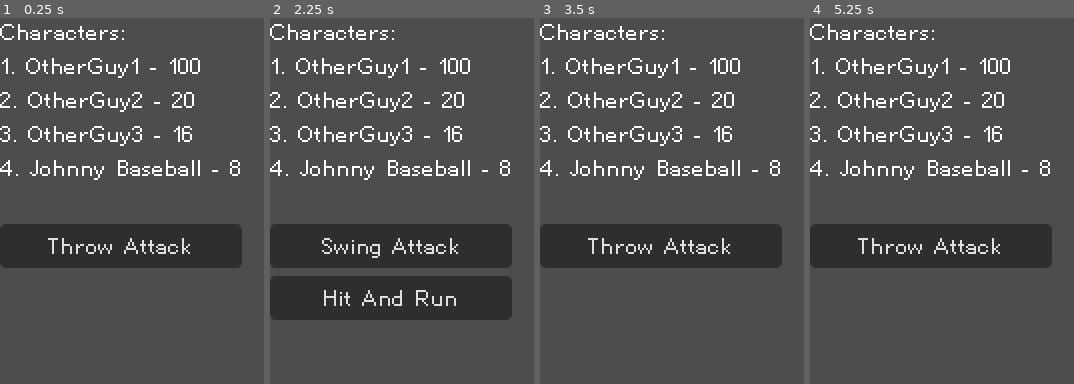
Above: before the commit, frames 1-4 (left to right).
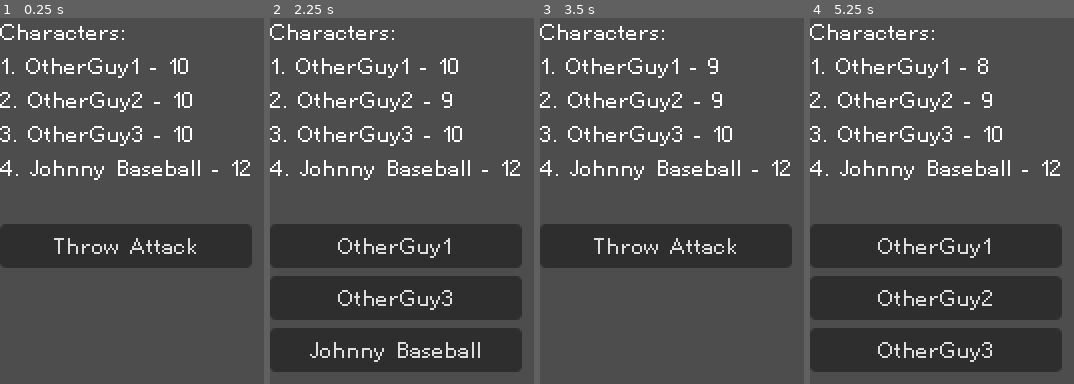
Above: after the commit, the same moments.

Repository: JacquesJajo/ludum-dare-59
Game: Godot game, scene res://scenes/game.tscn
Two runs of this game, one before a commit and one after it. Both use one fixed random seed, a clock stepped at 60 frames per second and the inputs below.
Inputs (mouse positions are in pixels of both pictures, inside the frame that each line leads up to):
- Up to frame 1 (0.25 s): no input
- Up to frame 2 (2.25 s): click "Throw Attack" at 0.5 s; click (396, 244) at 1.25 s, where only the run after the commit has a clickable "OtherGuy2"; click "Throw Attack" at 2 s
- Up to frame 3 (3.5 s): click (661, 244) at 2.75 s, where only the run before the commit has a clickable "Swing Attack"
- Up to frame 4 (5.25 s): click "Throw Attack" at 3.5 s; click (936, 244) at 4.25 s, where only the run after the commit has a clickable "OtherGuy1"; click (936, 299) at 5 s, where only the run after the commit has a clickable "Hit And Run"

The runs differ from the first frame. In frame 1, 1.7% of the frame differs, in the area x 18-96%, y 10-69%; in frame 2, 14%; in frame 3, 1.8%; in frame 4, 25%, in the area x 0-96%, y 10-97%.

Commit message:
simple menu system to select and execute actions

Diff:
--- a/scenes/actions/action_manager.gd
+++ b/scenes/actions/action_manager.gd
@@ -4,16 +4,21 @@
 
 const action_menu: PackedScene = preload("res://scenes/actions/action_menu/action_menu.tscn")
 
-signal action_selected
+signal action_selected(action: Action)
 
 @export var ui_layer: UILayer
 
+var action_to_execute: Action
+
 func select_action(character: Character) -> void:
-	var instance = action_menu.instantiate()
+	var instance: ActionMenu = action_menu.instantiate()
 	instance.options = character.get_possible_actions()
 	ui_layer.get_debug_list().add_child(instance)
 	instance.init_list()
 	instance.action_selected.connect(_on_menu_action_selected)
 
-func _on_menu_action_selected():
-	action_selected.emit()
+func _on_menu_action_selected(action: Action):
+	action_selected.emit(action)
+
+func execute_current():
+	action_to_execute.do_action()
--- a/scenes/actions/action_menu/action_menu.gd
+++ b/scenes/actions/action_menu/action_menu.gd
@@ -6,17 +6,18 @@
 
 @export var options: Array[Action]
 
-signal action_selected
+signal action_selected(action: Action)
 
 func init_list():
 	for action: Action in options:
-		var instance = action_menu_button.instantiate()
+		var instance: ActionMenuButton = action_menu_button.instantiate()
 		instance.text = action.action_name
-		instance.pressed.connect(_action_button_pressed)
+		instance.action_pressed.connect(_action_button_pressed)
+		instance.associated_action = action
 
 		add_child(instance)
 
-func _action_button_pressed() -> void:
-	action_selected.emit()
+func _action_button_pressed(action: Action) -> void:
+	action_selected.emit(action)
 
 	self.queue_free()
--- /dev/null
+++ b/scenes/actions/action_menu/action_menu_button.gd
@@ -0,0 +1,10 @@
+extends Button
+
+class_name ActionMenuButton
+
+var associated_action: Action
+
+signal action_pressed(action: Action)
+
+func _on_pressed() -> void:
+	action_pressed.emit(associated_action)
--- a/scenes/actions/action_menu/action_menu_button.tscn
+++ b/scenes/actions/action_menu/action_menu_button.tscn
@@ -1,5 +1,10 @@
-[gd_scene format=3 uid="uid://cd8c5hh37h2nv"]
+[gd_scene load_steps=2 format=3 uid="uid://cd8c5hh37h2nv"]
+
+[ext_resource type="Script" uid="uid://edsoq3tjqixb" path="res://scenes/actions/action_menu/action_menu_button.gd" id="1_85qfe"]
 
 [node name="ActionMenuButton" type="Button"]
 offset_right = 8.0
 offset_bottom = 8.0
+script = ExtResource("1_85qfe")
+
+[connection signal="pressed" from="." to="." method="_on_pressed"]
--- a/scenes/baseball_arena.tscn
+++ b/scenes/baseball_arena.tscn
@@ -22,6 +22,7 @@
 character_name = "Johnny Baseball"
 initiative_bonus = 3
 strength = 3
+max_health = 12
 
 [node name="SwingAttack" parent="JohnnyBaseball" instance=ExtResource("3_h5k57")]
 
@@ -31,6 +32,7 @@
 character_name = "OtherGuy1"
 initiative_bonus = 1
 strength = 1
+max_health = 10
 is_pitcher = true
 
 [node name="ThrowAttack" parent="OtherGuy1" instance=ExtResource("5_woeuh")]
@@ -39,6 +41,7 @@
 character_name = "OtherGuy2"
 initiative_bonus = 1
 strength = 1
+max_health = 10
 
 [node name="ThrowAttack" parent="OtherGuy2" instance=ExtResource("5_woeuh")]
 
@@ -46,6 +49,7 @@
 character_name = "OtherGuy3"
 initiative_bonus = 1
 strength = 1
+max_health = 10
 
 [node name="ThrowAttack" parent="OtherGuy3" instance=ExtResource("5_woeuh")]
 
--- a/scenes/characters/character_manager.gd
+++ b/scenes/characters/character_manager.gd
@@ -1,6 +1,8 @@
 extends Node2D
 
 class_name CharacterManager
+
+const character_menu: PackedScene = preload("res://scenes/characters/character_menu/character_menu.tscn")
 
 @export var ui_layer: UILayer
 @export var character_list: Array[Character]
@@ -11,6 +13,8 @@
 
 func _ready() -> void:
 	start()
+
+func _process(delta: float) -> void:
 	ui_layer.populate_characters_label(character_list)
 
 func start() -> void:
@@ -31,7 +35,24 @@
 	return true
 
 
-func _on_action_manager_action_selected() -> void:
+func _on_action_manager_action_selected(action: Action) -> void:
+	action_manager.action_to_execute = action
+	action_manager.action_to_execute.user = character_list[character_index]
+
+	var target_list: Array[Character]
+	target_list.append_array(character_list)
+	target_list.remove_at(character_index)
+
+	var instance: CharacterMenu = character_menu.instantiate()
+	instance.options = target_list
+	ui_layer.get_debug_list().add_child(instance)
+	instance.init_list()
+	instance.character_selected.connect(_on_target_character_selected)
+
+func _on_target_character_selected(character: Character) -> void:
+	action_manager.action_to_execute.target = character
+	action_manager.execute_current()
+
 	character_index += 1
 
 	if character_index > character_list.size() - 1:
--- /dev/null
+++ b/scenes/characters/character_menu/character_menu.gd
@@ -0,0 +1,23 @@
+extends VBoxContainer
+
+class_name CharacterMenu
+
+const character_menu_button: PackedScene = preload("res://scenes/characters/character_menu/character_menu_button.tscn")
+
+@export var options: Array[Character]
+
+signal character_selected(character: Character)
+
+func init_list():
+	for character: Character in options:
+		var instance: CharacterMenuButton = character_menu_button.instantiate()
+		instance.text = character.character_name
+		instance.character_pressed.connect(_character_button_pressed)
+		instance.associated_character = character
+
+		add_child(instance)
+
+func _character_button_pressed(character: Character) -> void:
+	character_selected.emit(character)
+
+	self.queue_free()
--- /dev/null
+++ b/scenes/characters/character_menu/character_menu.tscn
@@ -0,0 +1,11 @@
+[gd_scene load_steps=2 format=3 uid="uid://cxb4ot3w68l7e"]
+
+[ext_resource type="Script" uid="uid://fhhbg45eb35u" path="res://scenes/characters/character_menu/character_menu.gd" id="1_u08r7"]
+
+[node name="CharacterMenu" type="VBoxContainer"]
+anchors_preset = 15
+anchor_right = 1.0
+anchor_bottom = 1.0
+grow_horizontal = 2
+grow_vertical = 2
+script = ExtResource("1_u08r7")
--- /dev/null
+++ b/scenes/characters/character_menu/character_menu_button.gd
@@ -0,0 +1,10 @@
+extends Button
+
+class_name CharacterMenuButton
+
+var associated_character: Character
+
+signal character_pressed(character: Character)
+
+func _on_pressed() -> void:
+	character_pressed.emit(associated_character)
--- /dev/null
+++ b/scenes/characters/character_menu/character_menu_button.tscn
@@ -0,0 +1,10 @@
+[gd_scene load_steps=2 format=3 uid="uid://bf23geihuhpc7"]
+
+[ext_resource type="Script" uid="uid://7auigwhbe37a" path="res://scenes/characters/character_menu/character_menu_button.gd" id="1_gwyw1"]
+
+[node name="CharacterMenuButton" type="Button"]
+offset_right = 8.0
+offset_bottom = 8.0
+script = ExtResource("1_gwyw1")
+
+[connection signal="pressed" from="." to="." method="_on_pressed"]
--- a/scripts/ui_layer.gd
+++ b/scripts/ui_layer.gd
@@ -10,7 +10,7 @@
 
 	var i: int = 1
 	for character: Character in character_list:
-		characters_label.text += str(i) + ". " + character.character_name + " - " + str(character.initiative) + "\n"
+		characters_label.text += str(i) + ". " + character.character_name + " - " + str(character.health) + "\n"
 		i += 1
 
 func get_debug_list():
Not shown, added: scenes/actions/action_menu/action_menu_button.gd.uid
Not shown, added: scenes/characters/character_menu/character_menu.gd.uid
Not shown, added: scenes/characters/character_menu/character_menu_button.gd.uid
